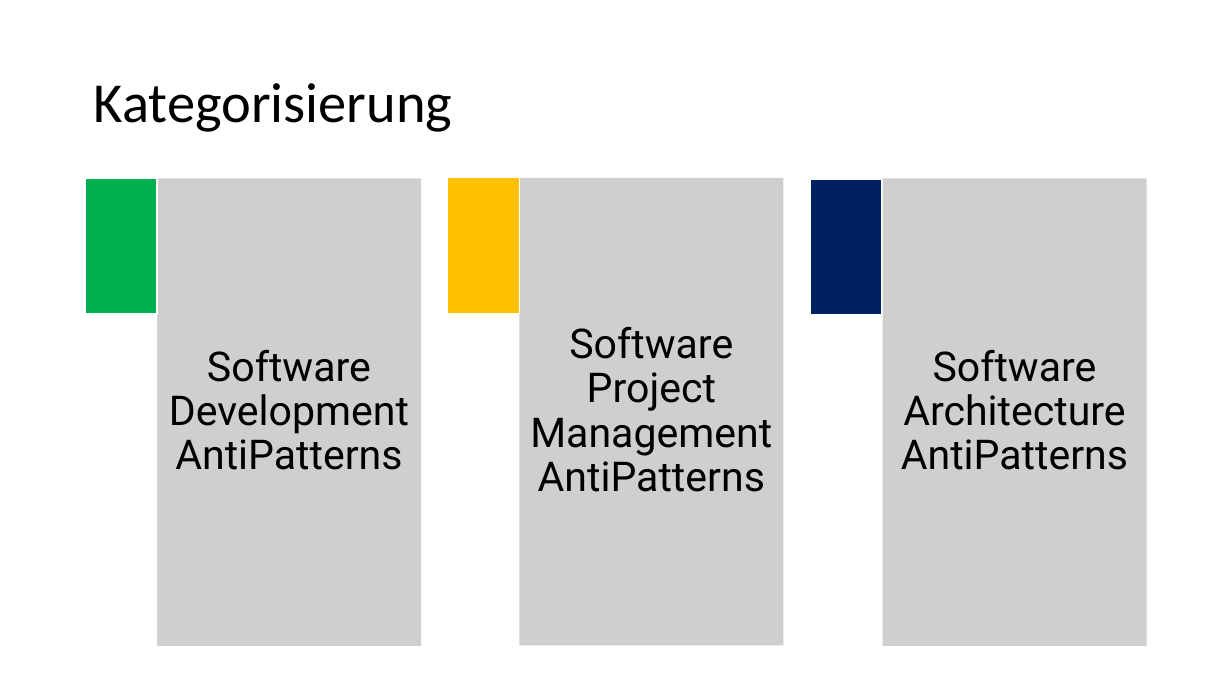
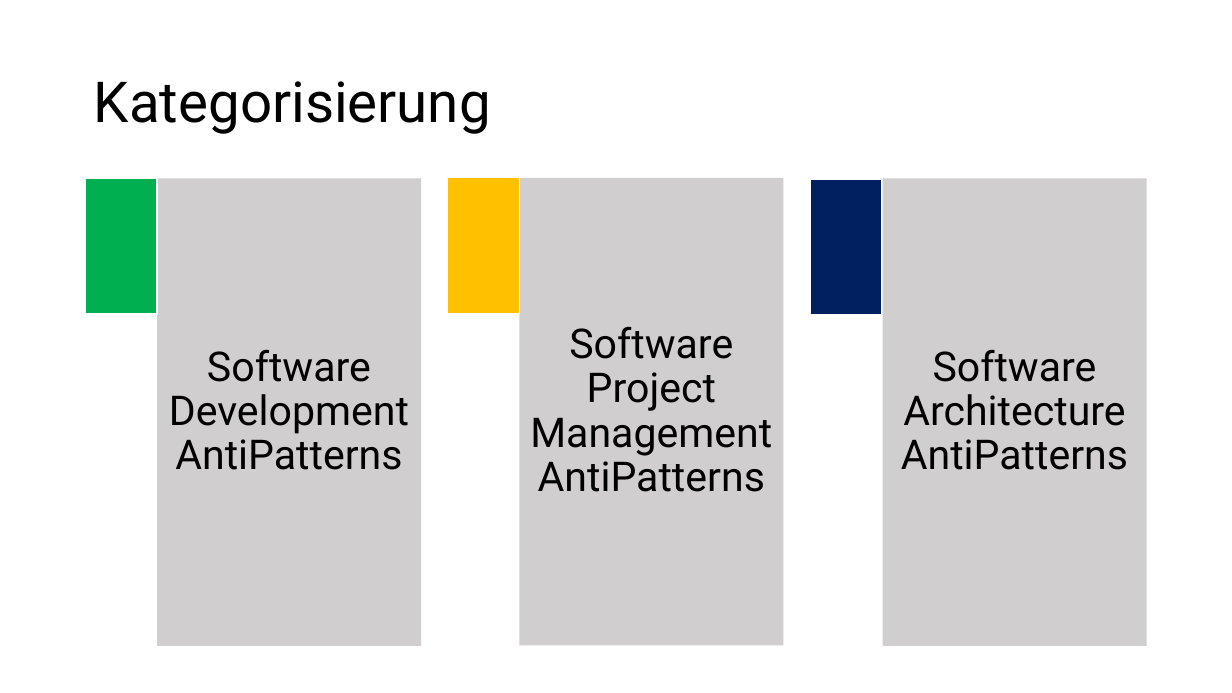
Before and after one commit to tkrieger/AntiPatterns, a slide deck: slide 8 of pres_antipatterns.pptx (slide 7 before the commit). Drawn at 1232x693 pixels with LibreOffice and Linux fonts; fonts in the diff are those of the drawing. Boxes give left, top, right and bottom in pixels: in the first picture for what was removed or moved away, otherwise in the second. Text is boxed around its words. In the diff, an @@ line names an element or a change of style, - is before the commit and + after.

```diff
--- a/pres_antipatterns.pptx
+++ b/pres_antipatterns.pptx
@@ title "Kategorisierung" at bbox=[94, 81, 491, 134]: font Calibri to Roboto @@
```
Also in this commit, not shown: 2 other slides changed, 19 slides added, 4 other files.
